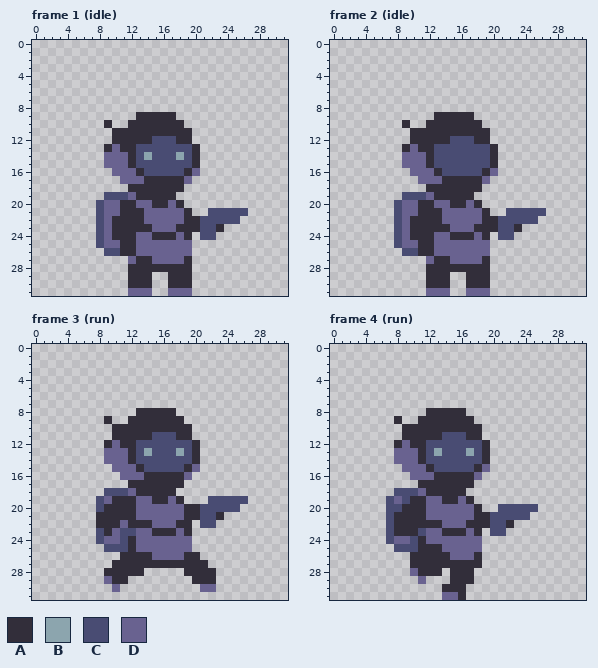
File history of a pixel-art file, sprites/player.aseprite. Above, as it was before the edit.
32x32 pixels, 37 frames. Colours within 5 levels of each other are drawn and written as one. Shown: frame 1 (idle), frame 2 (idle), frame 3 (run), frame 4 (run). The commit also changed other frames, which this record leaves out.
Palette (. is transparent): A #322e3a  B #8ca5ae  C #494c73  D #696290
The result:
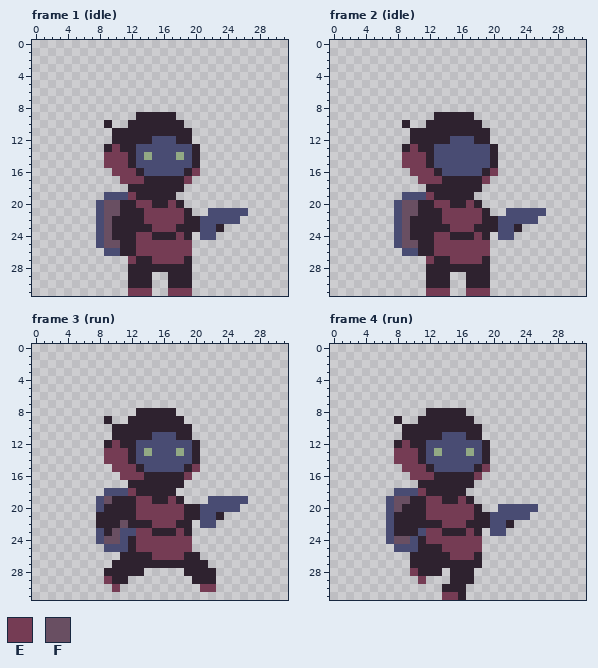
Colours new in this view: E #753c54  F #694f62
Difference:
layer "Layer 2" removed
Colour A changes from #322e3a to #2e222f.
Colour B changes from #8ca5ae to #92a984.
Frame 1 (idle), layer "Layer 4":
Colour E replaces colour D in row 13 at x 10; in rows 14 to 15 at x 9 to 11; in row 16 at x 10 to 12 and 20; in row 17 at x 11 to 13 and 19; in row 19 at x 12; in row 20 at x 13 to 14 and 17.
Colour E replaces colour D in rows 21 to 22 at x 14 to 18; in row 23 at x 15 to 17; in row 24 at x 13 to 14 and 18; in rows 25 to 26 at x 13 to 19; in row 27 at x 12 and 15 to 18; in row 31 at x 12 to 14 and 17 to 19.
Colour F replaces colour D in rows 20 to 21 at x 9 to 10; in rows 22 to 24 at x 9; in row 25 at x 9 to 10.
Frame 2 (idle), layer "Layer 4": the same change as frame 1 (idle)
Frame 3 (run), layer "Layer 4":
Colour E replaces colour D in row 12 at x 10; in rows 13 to 14 at x 9 to 11; in row 15 at x 10 to 12 and 20; in row 16 at x 11 to 13 and 19; in row 18 at x 12; in row 19 at x 13 to 14 and 17.
Colour E replaces colour D in rows 20 to 21 at x 13 to 18; in row 22 at x 15 to 17; in row 23 at x 13 to 14 and 18; in rows 24 to 25 at x 13 to 19; in row 26 at x 15 to 18; in row 29 at x 9.
Colour E replaces colour D in row 30 at x 10 and 21 to 22.
Colour F replaces colour D in row 19 at x 9; in row 22 at x 11; in row 23 at x 10; in row 24 at x 9 to 10.
Frame 4 (run), layer "Layer 4":
Colour E replaces colour D in row 12 at x 9; in rows 13 to 14 at x 8 to 10; in row 15 at x 9 to 11 and 19; in row 16 at x 10 to 12 and 18; in row 18 at x 11; in row 19 at x 12 to 13 and 16.
Colour E replaces colour D in rows 20 to 21 at x 12 to 17; in row 22 at x 14 to 16; in row 23 at x 12 to 13 and 17; in row 24 at x 12 to 18; in row 25 at x 14 to 18; in row 26 at x 15 to 17.
Colour E replaces colour D in row 28 at x 10; in row 29 at x 11; in row 31 at x 14 to 15.
Colour F replaces colour C in row 19 at x 9; in row 20 at x 8.
Colour F replaces colour D in row 19 at x 8; in row 24 at x 8 to 9.
Changed places in both pictures, as pixel boxes (x1, y1, x2, y2):
changed: (104, 112, 224, 296)
changed: (402, 112, 522, 296)
changed: (96, 408, 224, 592)
changed: (394, 408, 514, 600)
